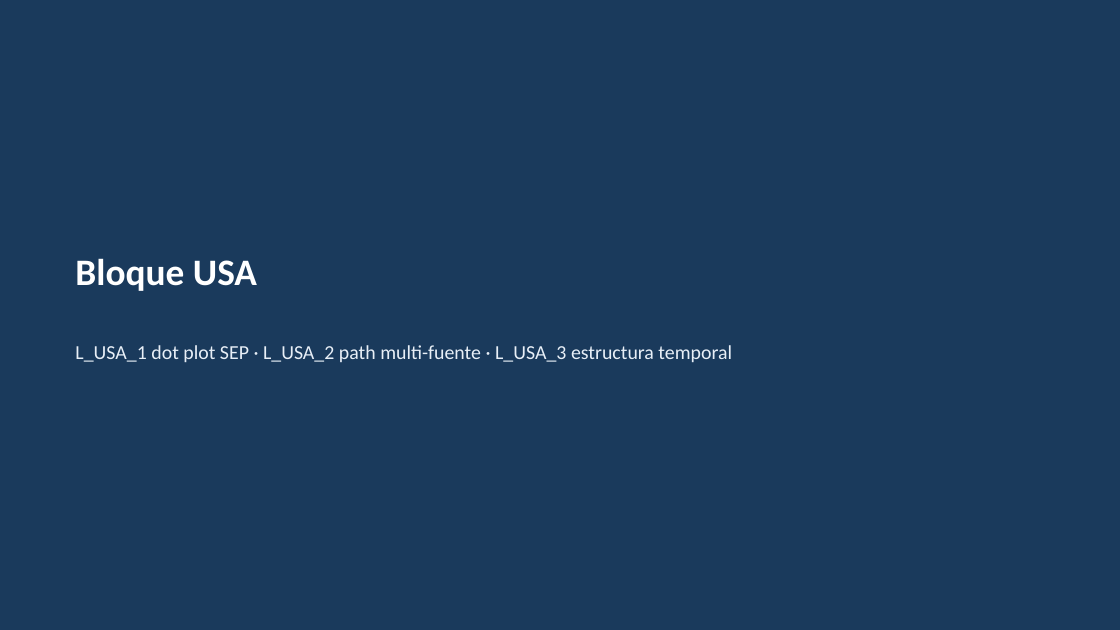
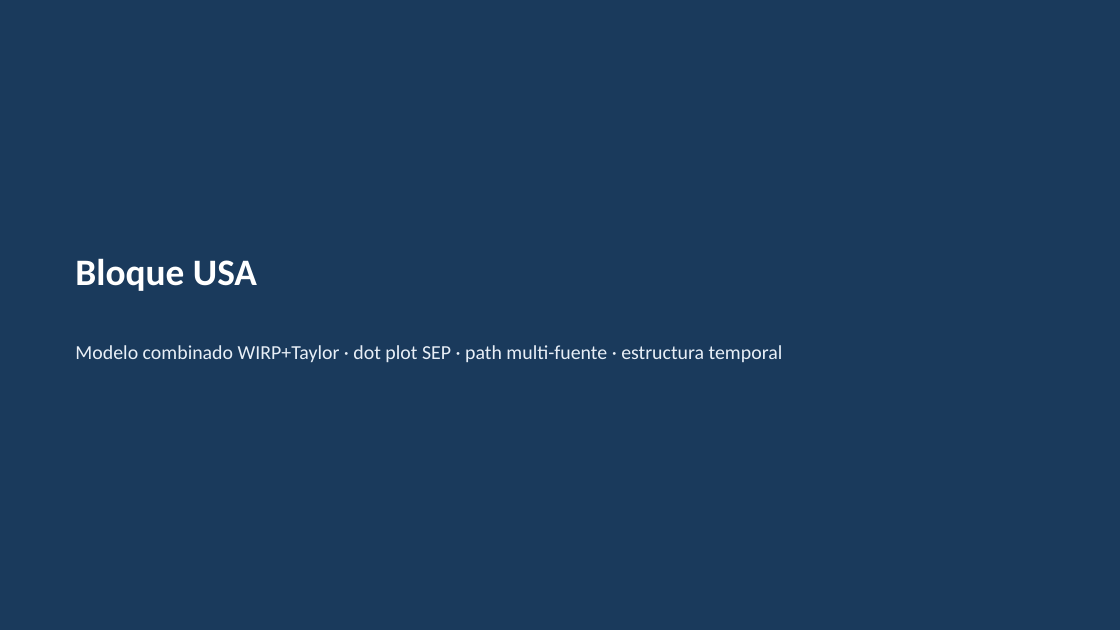
Before and after one commit to andresborrerom/credito_Panama, a slide deck: slide 2 of docs/informativa/outputs/2026-05-30/deck_informativa_2026-05-30.pptx. Drawn at 1120x630 pixels with LibreOffice and Linux fonts; fonts in the diff are those of the drawing. Boxes give left, top, right and bottom in pixels: in the first picture for what was removed or moved away, otherwise in the second. Text is boxed around its words. In the diff, an @@ line names an element or a change of style, - is before the commit and + after.

```diff
--- a/docs/informativa/outputs/2026-05-30/deck_informativa_2026-05-30.pptx
+++ b/docs/informativa/outputs/2026-05-30/deck_informativa_2026-05-30.pptx
@@ text at [75,345,783,362]: text changed @@
-L_USA_1 dot plot SEP · L_USA_2 path multi-fuente · L_USA_3 estructura temporal
+Modelo combinado WIRP+Taylor · dot plot SEP · path multi-fuente · estructura temporal
```
Also in this commit, not shown: 1 slide added, 3 other files.
